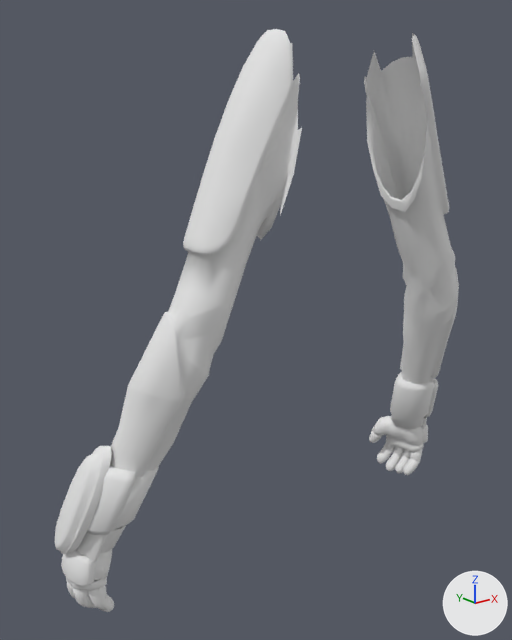
One commit to the FBX model Assets/_Game/Factory/Diver/ExpeditionSleeves.fbx: the scene before it, then after it.
Both versions are drawn from a camera (50 mm lens) standing at (-0.699, -0.693, 0.677) and looking at (-0.058, 0.108, 0.357). The lights are fixed; the arrows at lower right show +X, +Y and +Z. The first picture is the older version.

In view in the first picture: 'LeftSleeve', 'RightSleeve'.
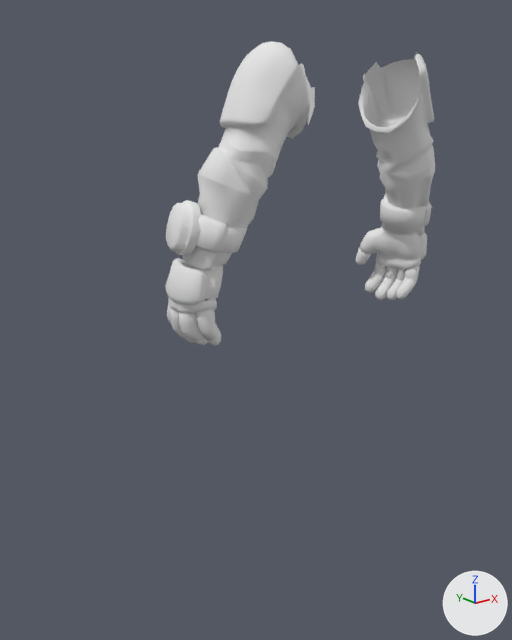
Diff of the bpy script that builds the scene:
```diff
--- a/Assets/_Game/Factory/Diver/ExpeditionSleeves.fbx.py
+++ b/Assets/_Game/Factory/Diver/ExpeditionSleeves.fbx.py
@@ me_tripo_mesh_13579055_001 @@
 # used by ob_leftsleeve; location = (0.0, 0.0, 0.0)
-me_tripo_mesh_13579055_001.from_pydata(...)  # 2000 vertices, 3786 faces; spans x -0.393..-0.098, y -0.049..0.186, z -0.032..0.755
+me_tripo_mesh_13579055_001.from_pydata(...)  # 2000 vertices, 3786 faces; spans x -0.24..-0.079, y -0.049..0.123, z 0.355..0.741
+# me_tripo_mesh_13579055_001 part 1: the loose piece of 124 vertices spanning x -0.384..-0.345, y 0.081..0.166, z 0.037..0.089 is moved by (0.15, -0.063, 0.387)
+# me_tripo_mesh_13579055_001 part 2: the loose piece of 208 vertices spanning x -0.393..-0.324, y 0.061..0.148, z 0.078..0.244 is multiplied about its middle by the matrix ((0.935, 0.066, -0.176), (0.067, 0.932, 0.183), (-0.182, 0.184, 0.504)), then moved by (0.14, -0.053, 0.361)
+# me_tripo_mesh_13579055_001 part 3: 1666 of 2000 vertices moved; they spanned x -0.378..-0.098, y -0.049..0.186, z -0.032..0.755 and now span x -0.228..-0.079, y -0.049..0.123, z 0.355..0.741; mean shift (0.122, -0.044, 0.313); largest move (-0.367, 0.118, 0.064) -> (-0.209, 0.047, 0.474)
 me_tripo_mesh_13579055_001.materials.append(mat_tripo_mat_13579055)
@@ me_tripo_mesh_13579055_002 @@
 # used by ob_rightsleeve; location = (0.0, 0.0, 0.0)
-me_tripo_mesh_13579055_002.from_pydata(...)  # 1874 vertices, 3542 faces; spans x 0.108..0.372, y -0.047..0.188, z -0.051..0.763
+me_tripo_mesh_13579055_002.from_pydata(...)  # 1874 vertices, 3542 faces; spans x 0.093..0.24, y -0.047..0.123, z 0.349..0.738
+# me_tripo_mesh_13579055_002 part 4: 1872 of 1874 vertices moved; they spanned x 0.108..0.372, y -0.047..0.188, z -0.051..0.763 and now span x 0.093..0.24, y -0.047..0.123, z 0.349..0.738; mean shift (-0.112, -0.048, 0.333); largest move (0.353, 0.136, 0.051) -> (0.216, 0.064, 0.472)
 me_tripo_mesh_13579055_002.materials.append(mat_tripo_mat_13579055)
```

What differs and where, as boxes (x1, y1, x2, y2) in the pictures (512 x 640 px; the box of a moved part takes in the faces that stretch with it):
'LeftSleeve', reshaped (39% narrower, 48% shorter)
    before: (55, 29, 302, 612)
    after: (165, 42, 315, 346)
'RightSleeve', reshaped (16% narrower, 44% shorter)
    before: (364, 33, 459, 475)
    after: (355, 52, 435, 300)
part 1 of me_tripo_mesh_13579055_001, moved or reshaped
    before: (61, 550, 96, 587)
    after: (165, 258, 207, 305)
part 2 of me_tripo_mesh_13579055_001, moved or reshaped
    before: (55, 446, 112, 554)
    after: (166, 200, 201, 255)
part 3 of me_tripo_mesh_13579055_001, moved or reshaped
    before: (66, 29, 302, 612)
    after: (167, 42, 315, 346)
